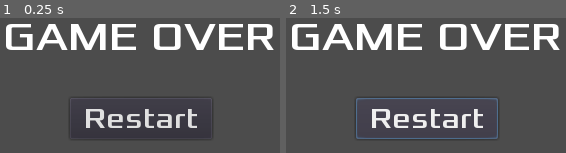
Above: before the commit, frames 1-2 (left to right).
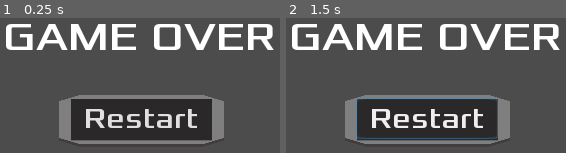
Above: after the commit, the same moments.

Repository: JamesDSource/Cyber-Gunslinger
Game: Godot game, scene res://Death Screen/DeathScreen.tscn
Same seed, same stepped clock (60 frames per second), same inputs: the game is played once before the commit and once after it. This scene is started directly instead of the project's main scene.
Inputs:
- Up to frame 1 (0.25 s): no input
- Up to frame 2 (1.5 s): click "Restart" at 0.5 s; click "Restart" at 1.25 s

The runs differ from the first frame. In frame 1, 14% of the frame differs, in the area x 21-80%, y 57-94%; in frame 2, 18%.

Commit message:
Updated restart button on death screen

Diff:
--- a/Death Screen/DeathScreen.tscn
+++ b/Death Screen/DeathScreen.tscn
@@ -1,7 +1,8 @@
-[gd_scene load_steps=5 format=2]
+[gd_scene load_steps=6 format=2]
 
 [ext_resource path="res://Fonts/Xolonium-Regular.ttf" type="DynamicFontData" id=1]
 [ext_resource path="res://Death Screen/Restart.gd" type="Script" id=2]
+[ext_resource path="res://Pause/Button.png" type="Texture" id=3]
 
 [sub_resource type="DynamicFont" id=1]
 size = 40
@@ -36,7 +37,14 @@
 margin_bottom = 226.858
 custom_fonts/font = SubResource( 2 )
 text = "Restart"
+flat = true
 script = ExtResource( 2 )
 __meta__ = {
 "_edit_use_anchors_": false
 }
+
+[node name="Button" type="Sprite" parent="Restart"]
+show_behind_parent = true
+position = Vector2( 71.4522, 21.5563 )
+scale = Vector2( 0.368855, 0.10895 )
+texture = ExtResource( 3 )
